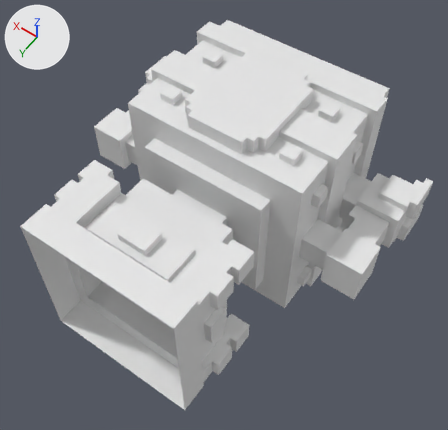
The OBJ model Extracted/Mesh/cup6.obj, before and after one commit.
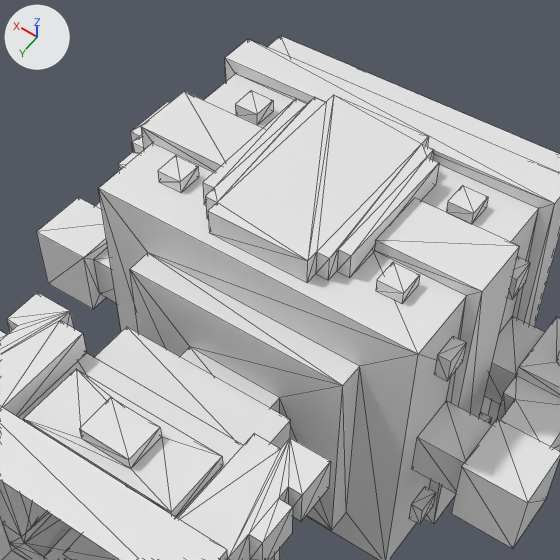
Old and new are each drawn whole from a camera (50 mm lens) standing at (-261.0, 377.0, 543.0) and looking at (-6.0, 21.0, -16.0) and again close up on the part from 17% to 85% of the width and 0% to 71% of the height. Arrows for +X, +Y and +Z are at upper left; the lights stay in place. The close-ups show mesh edges as thin lines. Where no turn or scale is listed for an object, it has been applied to the vertices. Vertices at the same position are counted once.

The scene before the commit, as lines of its bpy script (objects in view):
```python
me_cup6 = bpy.data.meshes.new('cup6')
me_cup6.from_pydata(...)  # 735 vertices, 1218 faces; spans x -187.0..187.0, y -207.0..207.0, z -122.0..122.0
ob_cup6 = bpy.data.objects.new('cup6', me_cup6)
ob_cup6.location = (0.0, 0.0, 0.0)
```
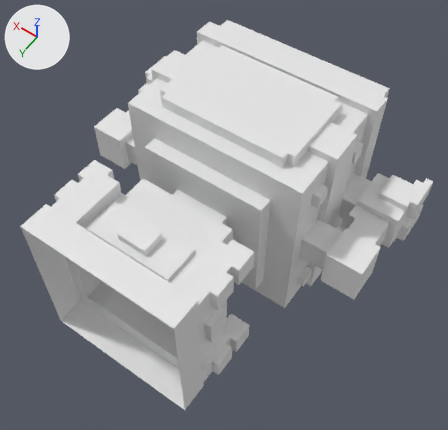
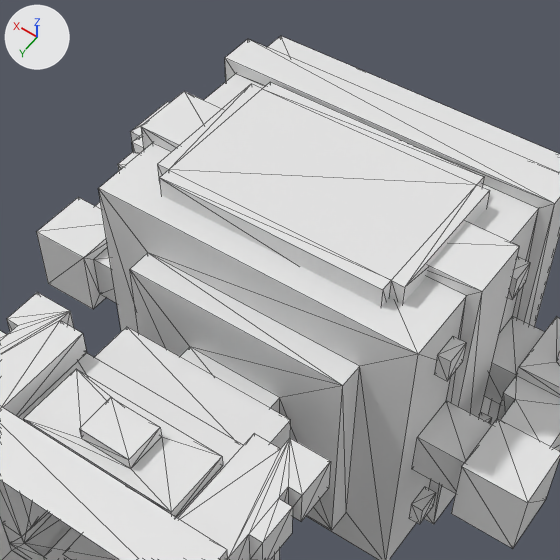
Changed parts and their boxes (x1, y1, x2, y2) in the close-ups (560 x 560 px):
part 1 of me_cup6, rebuilt (41% wider, 20% taller)
    before: (203, 95, 439, 283)
    after: (157, 82, 490, 307)
part 2 of me_cup6, deleted
    before: (158, 90, 488, 304)

The change in detail:
me_cup6 is used by ob_cup6; location (0.0, 0.0, 0.0).
me_cup6 had 735 vertices, 1218 faces and spanned x -187.0..187.0, y -207.0..207.0, z -122.0..122.0.
me_cup6 now has 639 vertices, 1090 faces and spans x -187.0..187.0, y -207.0..207.0, z -118.0..118.0.
me_cup6 part 1: the loose piece of 40 vertices spanning x -49.0..49.0, y -93.0..28.0, z 106.0..122.0 is rebuilt with 24 vertices and now spans x -81.0..81.0, y -85.0..20.0, z 97.0..118.0.
me_cup6 part 2: 8 loose pieces with 64 vertices, spanning x -81.0..81.0, y -77.0..12.0, z -114.0..114.0, are deleted.
